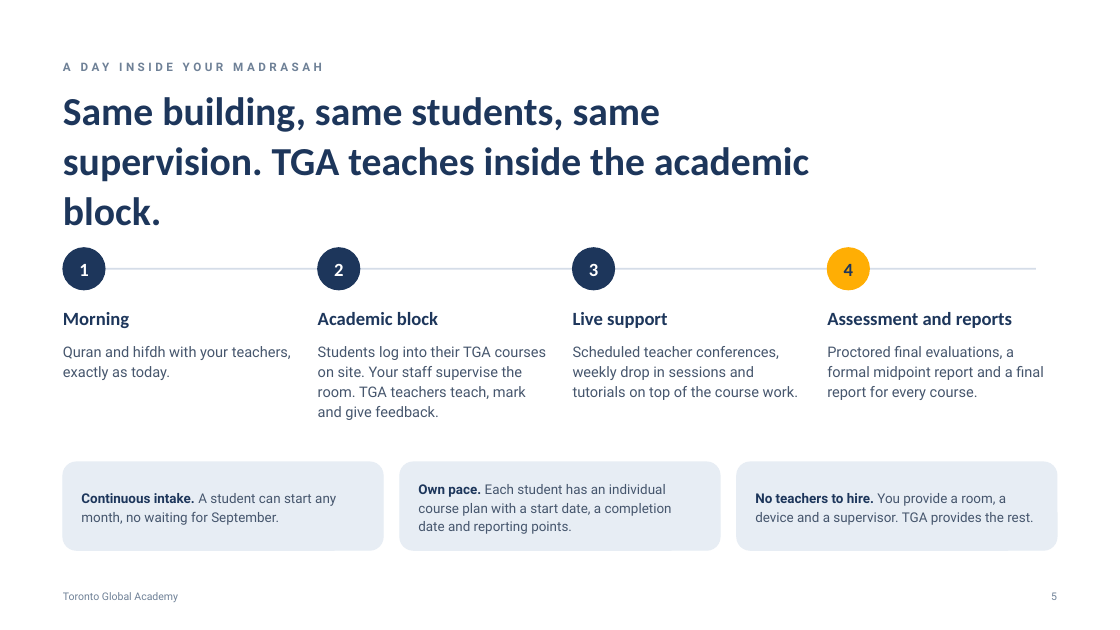
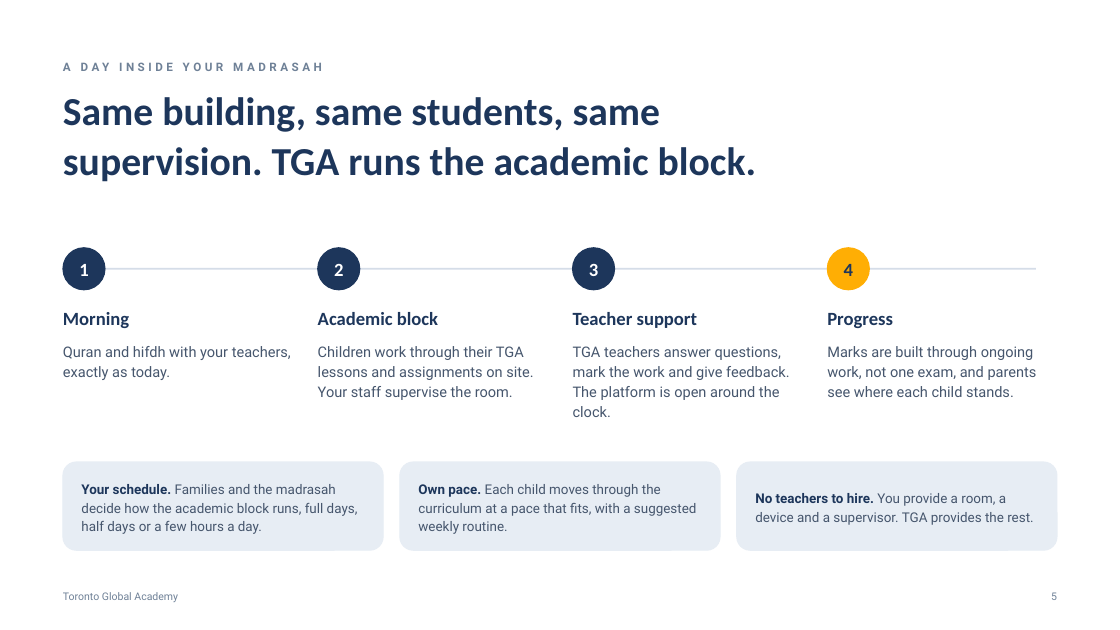
Before and after one commit to Mzbaig9/awesome-notebookLM-prompts-zainbaig, a slide deck: slide 5 of deck/TGA-Partnership-Deck.pptx. Drawn at 1120x630 pixels with LibreOffice and Linux fonts; fonts in the diff are those of the drawing. Boxes give left, top, right and bottom in pixels: in the first picture for what was removed or moved away, otherwise in the second. Text is boxed around its words. In the diff, an @@ line names an element or a change of style, - is before the commit and + after.

```diff
--- a/deck/TGA-Partnership-Deck.pptx
+++ b/deck/TGA-Partnership-Deck.pptx
@@ text at [63, 97, 756, 182]: text changed @@
-Same building, same students, same supervision. TGA teaches inside the academic block.
+Same building, same students, same supervision. TGA runs the academic block.
@@ text at [573, 312, 697, 328]: text changed @@
-Live support
+Teacher support
@@ text at [827, 313, 893, 328]: text changed @@
-Assessment and reports
+Progress
@@ text at [318, 346, 533, 400]: text changed @@
-Students log into their TGA courses on site. Your staff supervise the room. TGA teachers teach, mark and give feedback.
+Children work through their TGA lessons and assignments on site. Your staff supervise the room.
@@ text at [573, 346, 789, 417]: text changed @@
-Scheduled teacher conferences, weekly drop in sessions and tutorials on top of the course work.
+TGA teachers answer questions, mark the work and give feedback. The platform is open around the clock.
@@ text at [827, 346, 1037, 397]: text changed @@
-Proctored final evaluations, a formal midpoint report and a final report for every course.
+Marks are built through ongoing work, not one exam, and parents see where each child stands.
@@ text at [81, 484, 358, 534]: text changed @@
-Continuous intake. A student can start any month, no waiting for September.
+Your schedule. Families and the madrasah decide how the academic block runs, full days, half days or a few hours a day.
@@ text at [418, 484, 697, 534]: text changed @@
-Own pace. Each student has an individual course plan with a start date, a completion date and reporting points.
+Own pace. Each child moves through the curriculum at a pace that fits, with a suggested weekly routine.
```
Also in this commit, not shown: 9 other slides changed, 3 slides added, 2 slides removed, 2 other files.
